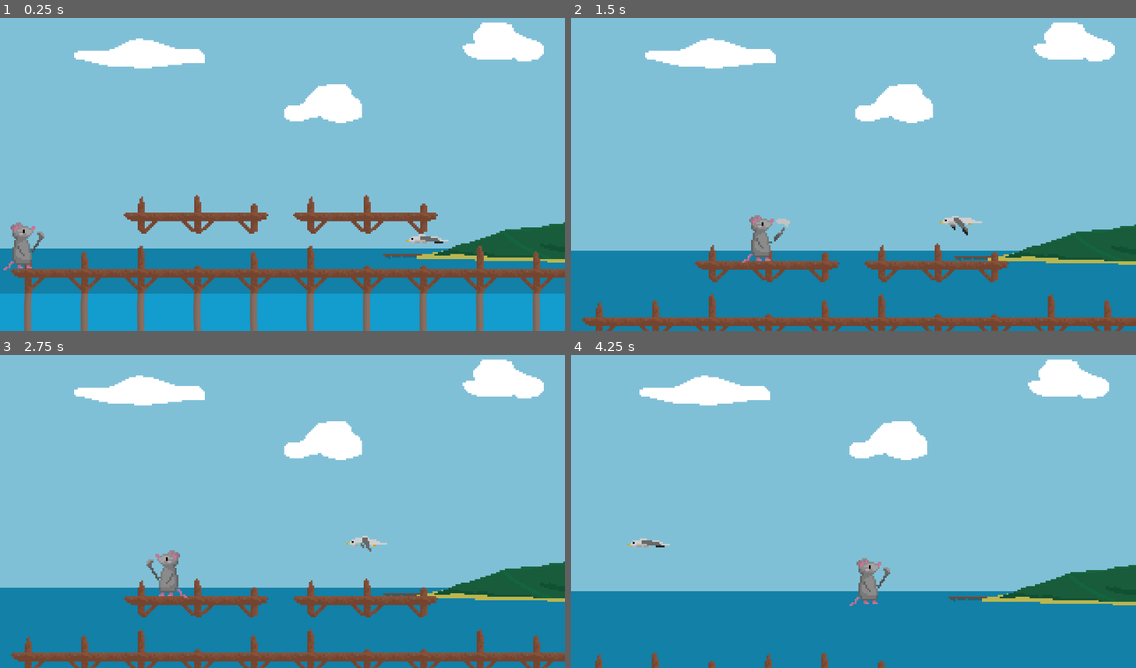
Above: before the commit, frames 1-4 (two rows, left to right).
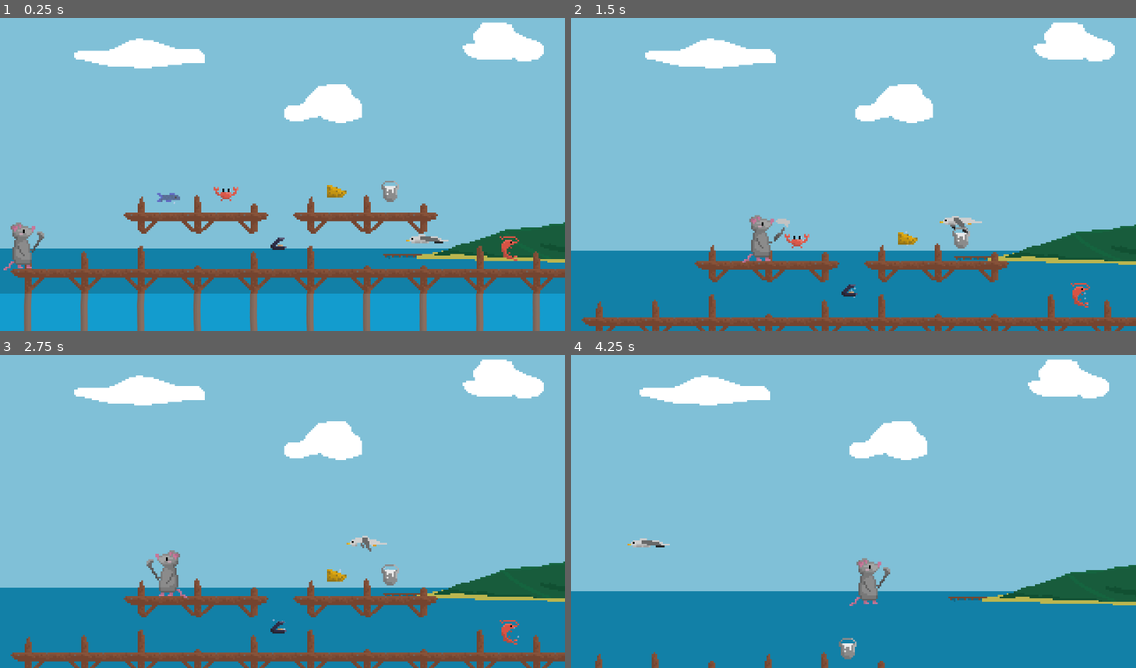
Above: after the commit, the same moments.

Repository: BDSimeonov19/Mouse-Soup
Game: Godot game, scene res://Scenes/docks.tscn
The game is run twice, just before and just after one commit, with the same random seed, the same clock (stepped at 60 frames per second) and the same inputs. This scene is started directly instead of the project's main scene. Sound files missing from this copy of the repository are replaced by a short silence.
Inputs:
- Up to frame 1 (0.25 s): no input
- Up to frame 2 (1.5 s): hold D (right) from 0.53 s (still down); tap K (attack) at 0.6, 1.35 s; tap Space (jump) at 0.77 s
- Up to frame 3 (2.75 s): tap Space (jump) at 1.52 s; release D (right) at 2.03 s; hold A (left) from 2.03 s (still down); tap K (attack) at 2.1 s
- Up to frame 4 (4.25 s): release A (left) at 2.78 s; hold D (right) from 2.78 s (still down); tap K (attack) at 2.85, 3.6 s; tap Space (jump) at 3.02, 3.77 s; tap Backspace (reset) at 4.15 s

The runs differ from the first frame. In frame 1, 0.6% of the frame differs, in the area x 27-92%, y 52-78%; in frame 2, 0.6%; in frame 3, 0.5%; in frame 4, 0.2%.
Error in both runs: Cannot call method 'get_children' on a null value. (res://Scripts/Characters/mouse.gd:35)

Commit message:
Add item pickup sound

Diff:
--- a/Scenes/collectable_item.tscn
+++ b/Scenes/collectable_item.tscn
@@ -1,5 +1,6 @@
 [gd_scene format=3 uid="uid://ypgj0aiaf5ch"]
 
+[ext_resource type="AudioStream" uid="uid://drfugsi1u08ij" path="res://Assets/Sounds/SFX/Collect.mp3" id="2_4ey2o"]
 [ext_resource type="Script" uid="uid://vtd7soh0rl4" path="res://Scripts/collectable_item.gd" id="2_ktvw7"]
 
 [sub_resource type="SpriteFrames" id="SpriteFrames_6bp64"]
@@ -49,4 +50,9 @@
 position = Vector2(-0.5, -1)
 shape = SubResource("RectangleShape2D_kry3j")
 
+[node name="SFX" type="AudioStreamPlayer" parent="." unique_id=515765513]
+stream = ExtResource("2_4ey2o")
+volume_db = -10.0
+
 [connection signal="body_entered" from="AnimatedSprite2D/Area2D" to="." method="_on_area_2d_body_entered"]
+[connection signal="finished" from="SFX" to="." method="_on_sfx_finished"]
--- a/Scenes/docks.tscn
+++ b/Scenes/docks.tscn
@@ -14,6 +14,8 @@
 [ext_resource type="AudioStream" uid="uid://be0ht3pc45dhe" path="res://Assets/Sounds/Ambiance/DockWaveAmbiance.mp3" id="11_8oiwx"]
 [ext_resource type="Script" uid="uid://b0ljok3vyfynm" path="res://Scripts/randomized_audio_stream_player.gd" id="13_2sg1r"]
 [ext_resource type="AudioStream" uid="uid://c3oxr11dqdvfa" path="res://Assets/Sounds/SFX/Seagull.mp3" id="13_4kw8a"]
+[ext_resource type="PackedScene" uid="uid://ypgj0aiaf5ch" path="res://Scenes/collectable_item.tscn" id="15_drcnt"]
+[ext_resource type="Texture2D" uid="uid://iv0kwb8yo8ml" path="res://Assets/Graphics/Elements.png" id="16_t5a55"]
 
 [sub_resource type="TileSetAtlasSource" id="TileSetAtlasSource_ic4fl"]
 texture = ExtResource("2_tacti")
@@ -63,6 +65,138 @@
 [sub_resource type="RectangleShape2D" id="RectangleShape2D_lqw2r"]
 size = Vector2(20.53418, 63)
 
+[sub_resource type="AtlasTexture" id="AtlasTexture_2pkag"]
+atlas = ExtResource("16_t5a55")
+region = Rect2(32, 32, 16, 16)
+
+[sub_resource type="AtlasTexture" id="AtlasTexture_rmltf"]
+atlas = ExtResource("16_t5a55")
+region = Rect2(32, 48, 16, 16)
+
+[sub_resource type="SpriteFrames" id="SpriteFrames_3hbpf"]
+animations = [{
+"frames": [{
+"duration": 1.0,
+"texture": SubResource("AtlasTexture_2pkag")
+}, {
+"duration": 1.0,
+"texture": SubResource("AtlasTexture_rmltf")
+}],
+"loop": true,
+"name": &"bob",
+"speed": 1.0
+}]
+
+[sub_resource type="AtlasTexture" id="AtlasTexture_nm7co"]
+atlas = ExtResource("16_t5a55")
+region = Rect2(48, 32, 16, 16)
+
+[sub_resource type="AtlasTexture" id="AtlasTexture_0qp1s"]
+atlas = ExtResource("16_t5a55")
+region = Rect2(48, 48, 16, 16)
+
+[sub_resource type="SpriteFrames" id="SpriteFrames_gt3mu"]
+animations = [{
+"frames": [{
+"duration": 1.0,
+"texture": SubResource("AtlasTexture_nm7co")
+}, {
+"duration": 1.0,
+"texture": SubResource("AtlasTexture_0qp1s")
+}],
+"loop": true,
+"name": &"bob",
+"speed": 1.0
+}]
+
+[sub_resource type="AtlasTexture" id="AtlasTexture_xg52x"]
+atlas = ExtResource("16_t5a55")
+region = Rect2(64, 32, 16, 16)
+
+[sub_resource type="AtlasTexture" id="AtlasTexture_8jx58"]
+atlas = ExtResource("16_t5a55")
+region = Rect2(64, 48, 16, 16)
+
+[sub_resource type="SpriteFrames" id="SpriteFrames_gawbj"]
+animations = [{
+"frames": [{
+"duration": 1.0,
+"texture": SubResource("AtlasTexture_xg52x")
+}, {
+"duration": 1.0,
+"texture": SubResource("AtlasTexture_8jx58")
+}],
+"loop": true,
+"name": &"bob",
+"speed": 1.0
+}]
+
+[sub_resource type="AtlasTexture" id="AtlasTexture_qqlw3"]
+atlas = ExtResource("16_t5a55")
+region = Rect2(80, 32, 16, 16)
+
+[sub_resource type="AtlasTexture" id="AtlasTexture_gijil"]
+atlas = ExtResource("16_t5a55")
+region = Rect2(80, 48, 16, 16)
+
+[sub_resource type="SpriteFrames" id="SpriteFrames_ohvrt"]
+animations = [{
+"frames": [{
+"duration": 1.0,
+"texture": SubResource("AtlasTexture_qqlw3")
+}, {
+"duration": 1.0,
+"texture": SubResource("AtlasTexture_gijil")
+}],
+"loop": true,
+"name": &"bob",
+"speed": 1.0
+}]
+
+[sub_resource type="AtlasTexture" id="AtlasTexture_1at8e"]
+atlas = ExtResource("16_t5a55")
+region = Rect2(96, 32, 16, 16)
+
+[sub_resource type="AtlasTexture" id="AtlasTexture_gx6r2"]
+atlas = ExtResource("16_t5a55")
+region = Rect2(96, 48, 16, 16)
+
+[sub_resource type="SpriteFrames" id="SpriteFrames_810qi"]
+animations = [{
+"frames": [{
+"duration": 1.0,
+"texture": SubResource("AtlasTexture_1at8e")
+}, {
+"duration": 1.0,
+"texture": SubResource("AtlasTexture_gx6r2")
+}],
+"loop": true,
+"name": &"bob",
+"speed": 1.0
+}]
+
+[sub_resource type="AtlasTexture" id="AtlasTexture_vpyvk"]
+atlas = ExtResource("16_t5a55")
+region = Rect2(112, 32, 16, 16)
+
+[sub_resource type="AtlasTexture" id="AtlasTexture_bjes0"]
+atlas = ExtResource("16_t5a55")
+region = Rect2(112, 48, 16, 16)
+
+[sub_resource type="SpriteFrames" id="SpriteFrames_3ugie"]
+animations = [{
+"frames": [{
+"duration": 1.0,
+"texture": SubResource("AtlasTexture_vpyvk")
+}, {
+"duration": 1.0,
+"texture": SubResource("AtlasTexture_bjes0")
+}],
+"loop": true,
+"name": &"bob",
+"speed": 1.0
+}]
+
 [node name="Docks" type="Node" unique_id=952326508]
 script = ExtResource("1_x64gp")
 
@@ -145,6 +279,36 @@
 max_pitch = 1.2
 metadata/_custom_type_script = "uid://b0ljok3vyfynm"
 
+[node name="Fish" parent="." unique_id=1562721093 instance=ExtResource("15_drcnt")]
+position = Vector2(96, 101)
+tag = "fish"
+sprite_frames = SubResource("SpriteFrames_3hbpf")
+
+[node name="Crab" parent="." unique_id=1723675856 instance=ExtResource("15_drcnt")]
+position = Vector2(128.00089, 99.66773)
+tag = "crab"
+sprite_frames = SubResource("SpriteFrames_gt3mu")
+
+[node name="Cheese" parent="." unique_id=1661357817 instance=ExtResource("15_drcnt")]
+position = Vector2(190.13388, 98.71184)
+tag = "cheese"
+sprite_frames = SubResource("SpriteFrames_gawbj")
+
+[node name="Milk" parent="." unique_id=256305284 instance=ExtResource("15_drcnt")]
+position = Vector2(221.04106, 98.07458)
+tag = "milk"
+sprite_frames = SubResource("SpriteFrames_ohvrt")
+
+[node name="Clam" parent="." unique_id=1457996154 instance=ExtResource("15_drcnt")]
+position = Vector2(158.27081, 128.34448)
+tag = "clam"
+sprite_frames = SubResource("SpriteFrames_810qi")
+
+[node name="Shrimp" parent="." unique_id=512459094 instance=ExtResource("15_drcnt")]
+position = Vector2(288.90942, 130.5749)
+tag = "shrimp"
+sprite_frames = SubResource("SpriteFrames_3ugie")
+
 [connection signal="body_entered" from="DocksExit" to="DocksExit" method="_on_body_entered"]
 
 [editable path="Seagull"]
--- a/Scenes/forest.tscn
+++ b/Scenes/forest.tscn
@@ -62,66 +62,132 @@
 physics_layer_0/collision_layer = 1
 sources/1 = SubResource("TileSetAtlasSource_bo1nx")
 
-[sub_resource type="AtlasTexture" id="AtlasTexture_qq45g"]
+[sub_resource type="AtlasTexture" id="AtlasTexture_igsr3"]
 atlas = ExtResource("5_kry3j")
 region = Rect2(64, 0, 16, 16)
 
-[sub_resource type="AtlasTexture" id="AtlasTexture_wo0py"]
+[sub_resource type="AtlasTexture" id="AtlasTexture_xgdwn"]
 atlas = ExtResource("5_kry3j")
 region = Rect2(64, 16, 16, 16)
 
-[sub_resource type="SpriteFrames" id="SpriteFrames_u53w3"]
-animations = [{
-"frames": [{
-"duration": 1.0,
-"texture": SubResource("AtlasTexture_qq45g")
-}, {
-"duration": 1.0,
-"texture": SubResource("AtlasTexture_wo0py")
-}],
-"loop": true,
-"name": &"bob",
-"speed": 1.0
-}]
-
-[sub_resource type="AtlasTexture" id="AtlasTexture_vh310"]
+[sub_resource type="SpriteFrames" id="SpriteFrames_y1epu"]
+animations = [{
+"frames": [{
+"duration": 1.0,
+"texture": SubResource("AtlasTexture_igsr3")
+}, {
+"duration": 1.0,
+"texture": SubResource("AtlasTexture_xgdwn")
+}],
+"loop": true,
+"name": &"bob",
+"speed": 1.0
+}]
+
+[sub_resource type="AtlasTexture" id="AtlasTexture_y1epu"]
 atlas = ExtResource("5_kry3j")
 region = Rect2(32, 0, 16, 16)
 
-[sub_resource type="AtlasTexture" id="AtlasTexture_igsr3"]
+[sub_resource type="AtlasTexture" id="AtlasTexture_0jrfa"]
 atlas = ExtResource("5_kry3j")
 region = Rect2(32, 16, 16, 16)
 
-[sub_resource type="SpriteFrames" id="SpriteFrames_xgdwn"]
-animations = [{
-"frames": [{
-"duration": 1.0,
-"texture": SubResource("AtlasTexture_vh310")
-}, {
-"duration": 1.0,
-"texture": SubResource("AtlasTexture_igsr3")
-}],
-"loop": true,
-"name": &"bob",
-"speed": 1.0
-}]
-
-[sub_resource type="AtlasTexture" id="AtlasTexture_y1epu"]
+[sub_resource type="SpriteFrames" id="SpriteFrames_l3vkk"]
+animations = [{
+"frames": [{
+"duration": 1.0,
+"texture": SubResource("AtlasTexture_y1epu")
+}, {
+"duration": 1.0,
+"texture": SubResource("AtlasTexture_0jrfa")
+}],
+"loop": true,
+"name": &"bob",
+"speed": 1.0
+}]
+
+[sub_resource type="AtlasTexture" id="AtlasTexture_l3vkk"]
+atlas = ExtResource("5_kry3j")
+region = Rect2(48, 0, 16, 16)
+
+[sub_resource type="AtlasTexture" id="AtlasTexture_7rj3f"]
+atlas = ExtResource("5_kry3j")
+region = Rect2(48, 16, 16, 16)
+
+[sub_resource type="SpriteFrames" id="SpriteFrames_snoom"]
+animations = [{
+"frames": [{
+"duration": 1.0,
+"texture": SubResource("AtlasTexture_l3vkk")
+}, {
+"duration": 1.0,
+"texture": SubResource("AtlasTexture_7rj3f")
+}],
+"loop": true,
+"name": &"bob",
+"speed": 1.0
+}]
+
+[sub_resource type="AtlasTexture" id="AtlasTexture_avbhp"]
+atlas = ExtResource("5_kry3j")
+region = Rect2(80, 0, 16, 16)
+
+[sub_resource type="AtlasTexture" id="AtlasTexture_snoom"]
+atlas = ExtResource("5_kry3j")
+region = Rect2(80, 16, 16, 16)
+
+[sub_resource type="SpriteFrames" id="SpriteFrames_skk3d"]
+animations = [{
+"frames": [{
+"duration": 1.0,
+"texture": SubResource("AtlasTexture_avbhp")
+}, {
+"duration": 1.0,
+"texture": SubResource("AtlasTexture_snoom")
+}],
+"loop": true,
+"name": &"bob",
+"speed": 1.0
+}]
+
+[sub_resource type="AtlasTexture" id="AtlasTexture_skk3d"]
 atlas = ExtResource("5_kry3j")
 region = Rect2(96, 0, 16, 16)
 
-[sub_resource type="AtlasTexture" id="AtlasTexture_0jrfa"]
+[sub_resource type="AtlasTexture" id="AtlasTexture_8g5jd"]
 atlas = ExtResource("5_kry3j")
 region = Rect2(96, 16, 16, 16)
 
-[sub_resource type="SpriteFrames" id="SpriteFrames_l3vkk"]
-animations = [{
-"frames": [{
-"duration": 1.0,
-"texture": SubResource("AtlasTexture_y1epu")
-}, {
-"duration": 1.0,
-"texture": SubResource("AtlasTexture_0jrfa")
+[sub_resource type="SpriteFrames" id="SpriteFrames_jpwhk"]
+animations = [{
+"frames": [{
+"duration": 1.0,
+"texture": SubResource("AtlasTexture_skk3d")
+}, {
+"duration": 1.0,
+"texture": SubResource("AtlasTexture_8g5jd")
+}],
+"loop": true,
+"name": &"bob",
+"speed": 1.0
+}]
+
+[sub_resource type="AtlasTexture" id="AtlasTexture_2bjpu"]
+atlas = ExtResource("5_kry3j")
+region = Rect2(112, 0, 16, 16)
+
+[sub_resource type="AtlasTexture" id="AtlasTexture_56mar"]
+atlas = ExtResource("5_kry3j")
+region = Rect2(112, 16, 16, 16)
+
+[sub_resource type="SpriteFrames" id="SpriteFrames_kfl5l"]
+animations = [{
+"frames": [{
+"duration": 1.0,
+"texture": SubResource("AtlasTexture_2bjpu")
+}, {
+"duration": 1.0,
+"texture": SubResource("AtlasTexture_56mar")
 }],
 "loop": true,
 "name": &"bob",
@@ -164,29 +230,35 @@
 tile_map_data = PackedByteArray("AAAAAAwAAQADAAEAAAABAAwAAQABAAAAAAACAAwAAQABAAAAAAADAAwAAQABAAAAAAAEAAwAAQABAAAAAAAFAA …(20800 unchanged characters)…
 tile_set = SubResource("TileSet_jjvhh")
 
-[node name="Carrot" parent="." unique_id=1343627430 groups=["Collectibles"] instance=ExtResource("5_u53w3")]
+[node name="Cherry" parent="." unique_id=1343627430 groups=["Collectibles"] instance=ExtResource("5_u53w3")]
 position = Vector2(456, 299)
-tag = "carrot"
-
-[node name="AnimatedSprite2D" parent="Carrot" index="0" unique_id=1343627430]
-sprite_frames = SubResource("SpriteFrames_u53w3")
-frame_progress = 0.056679584
-
-[node name="Broccoli" parent="." unique_id=1562721093 groups=["Collectibles"] instance=ExtResource("5_u53w3")]
+tag = "cherry"
+sprite_frames = SubResource("SpriteFrames_y1epu")
+
+[node name="Strawberry" parent="." unique_id=1562721093 groups=["Collectibles"] instance=ExtResource("5_u53w3")]
 position = Vector2(1241, -28)
-tag = "broccoli"
-
-[node name="AnimatedSprite2D" parent="Broccoli" index="0" unique_id=1343627430]
-sprite_frames = SubResource("SpriteFrames_xgdwn")
-frame_progress = 0.0
-
-[node name="Potato" parent="." unique_id=867412076 groups=["Collectibles"] instance=ExtResource("5_u53w3")]
+tag = "strawberry"
+sprite_frames = SubResource("SpriteFrames_l3vkk")
+
+[node name="Banana" parent="." unique_id=867412076 groups=["Collectibles"] instance=ExtResource("5_u53w3")]
 position = Vector2(1381, 179)
-tag = "potato"
-
-[node name="AnimatedSprite2D" parent="Potato" index="0" unique_id=1343627430]
-sprite_frames = SubResource("SpriteFrames_l3vkk")
-frame_progress = 0.0
+tag = "banana"
+sprite_frames = SubResource("SpriteFrames_snoom")
+
+[node name="Orange" parent="." unique_id=1050554962 groups=["Collectibles"] instance=ExtResource("5_u53w3")]
+position = Vector2(1270.1407, 152.41852)
+tag = "orange"
+sprite_frames = SubResource("SpriteFrames_skk3d")
+
+[node name="Watermelon" parent="." unique_id=1407439836 groups=["Collectibles"] instance=ExtResource("5_u53w3")]
+position = Vector2(1234.6863, 148.68645)
+tag = "watermelon"
+sprite_frames = SubResource("SpriteFrames_jpwhk")
+
+[node name="Mango" parent="." unique_id=524588306 groups=["Collectibles"] instance=ExtResource("5_u53w3")]
+position = Vector2(1172.6407, 150.08598)
+tag = "mango"
+sprite_frames = SubResource("SpriteFrames_kfl5l")
 
 [node name="ForestExit" type="Area2D" parent="." unique_id=350192344]
 position = Vector2(1404, 177)
@@ -203,7 +275,3 @@
 parameters/looping = true
 
 [connection signal="body_entered" from="ForestExit" to="ForestExit" method="_on_body_entered"]
-
-[editable path="Carrot"]
-[editable path="Broccoli"]
-[editable path="Potato"]
--- a/Scripts/collectable_item.gd
+++ b/Scripts/collectable_item.gd
@@ -1,8 +1,22 @@
 class_name CollectableItem extends Node2D
 
+@onready var animated_sprite_2d: AnimatedSprite2D = $AnimatedSprite2D
+@onready var sfx: AudioStreamPlayer = $SFX
+@onready var area_2d: Area2D = $AnimatedSprite2D/Area2D
+
 @export var tag : String
+@export var sprite_frames : SpriteFrames
+
+func _ready() -> void:
+	animated_sprite_2d.sprite_frames = sprite_frames
+	animated_sprite_2d.play("bob")
 
 func _on_area_2d_body_entered(body: Node2D) -> void:
 	if body is Character:
+		area_2d.queue_free()
+		animated_sprite_2d.queue_free()
+		sfx.play()
 		ItemsManager.item_collected(tag)
-		queue_free()
+
+func _on_sfx_finished() -> void:
+	queue_free()
Binary file changed: Assets/Graphics/Elements.png
Not shown, added: Assets/Sounds/SFX/Collect.mp3.import
Not shown, added: export_presets.cfg
Not shown, added: Assets/Sounds/SFX/Collect.mp3
